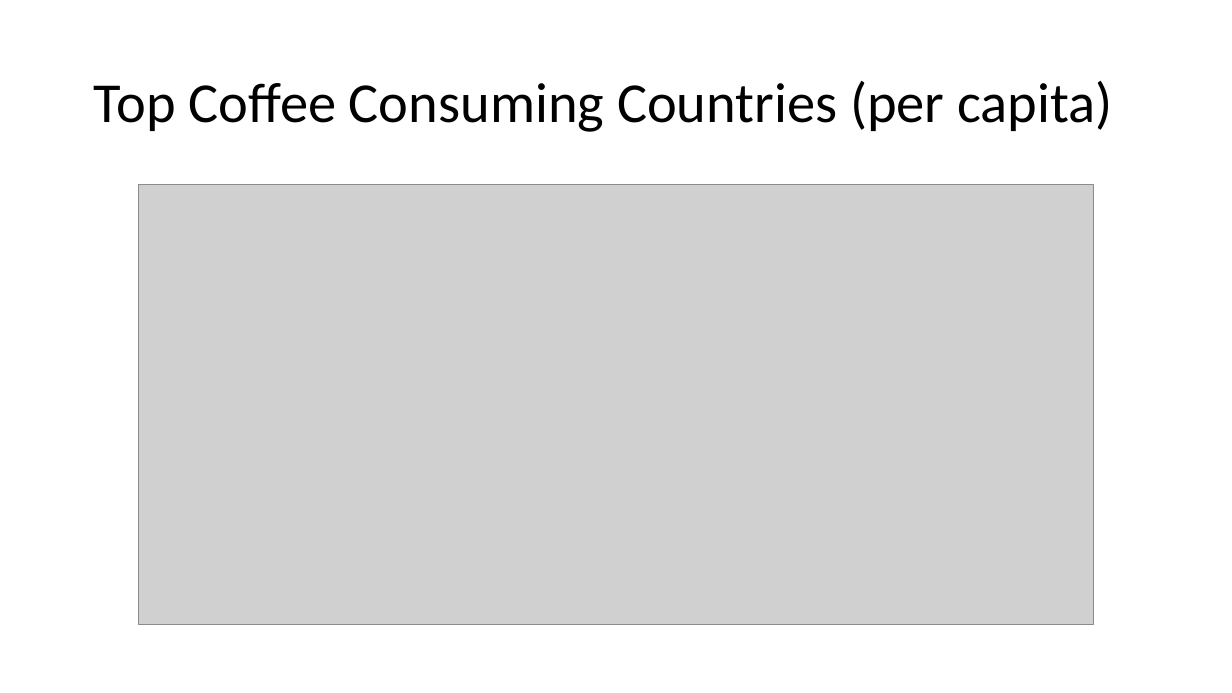
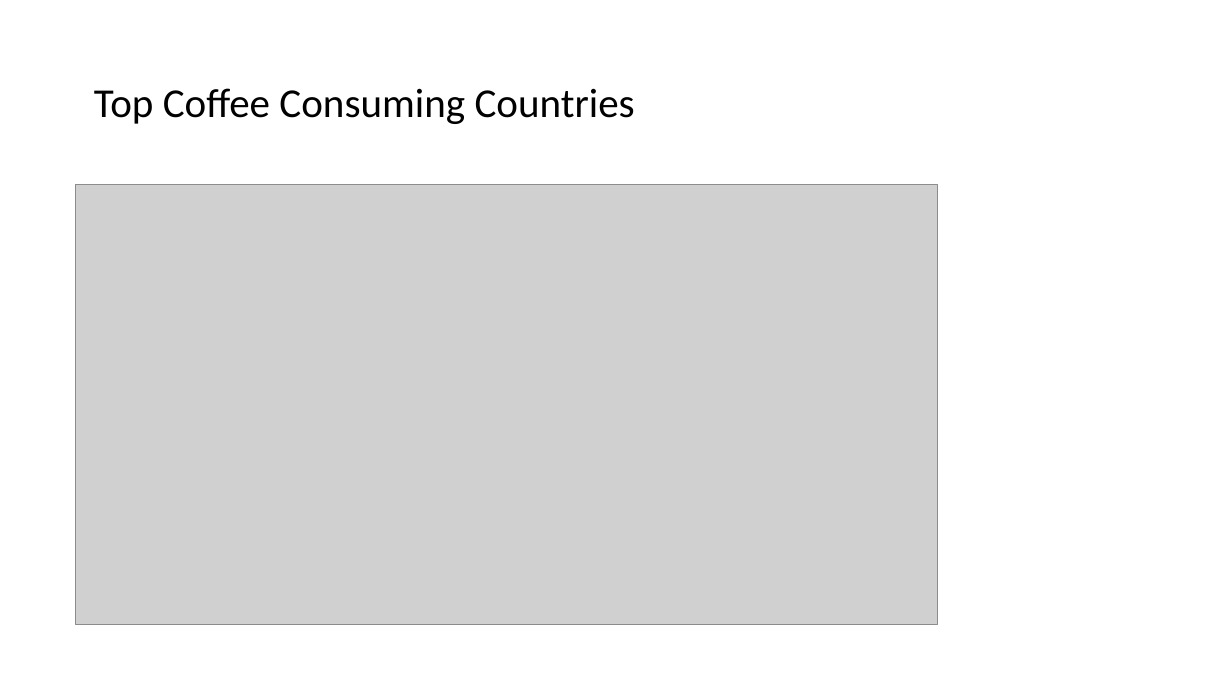
Before and after one commit to andrewboring/Confabulators_Project_1, a slide deck: slide 10 of Coffee and Productivity.pptx. Drawn at 1232x693 pixels with LibreOffice and Linux fonts; fonts in the diff are those of the drawing; grey boxes stand for pictures. Boxes give left, top, right and bottom in pixels: in the first picture for what was removed or moved away, otherwise in the second. Text is boxed around its words. In the diff, an @@ line names an element or a change of style, - is before the commit and + after.

```diff
--- a/Coffee and Productivity.pptx
+++ b/Coffee and Productivity.pptx
@@ title at (x1=94, y1=88, x2=635, y2=124): text changed; size 44 to 32 pt @@
-Top Coffee Consuming Countries (per capita)
+Top Coffee Consuming Countries
@@ picture resized from (x1=139, y1=185, x2=1093, y2=625) to (x1=75, y1=185, x2=937, y2=625) @@
```
Also in this commit, not shown: 9 other slides changed, 2 slides added, 5 slides removed.
